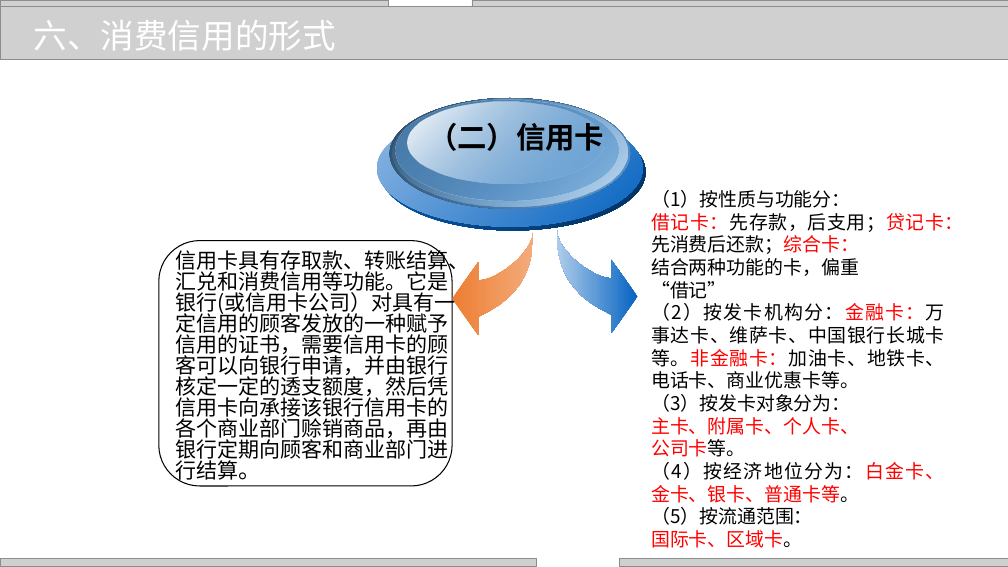
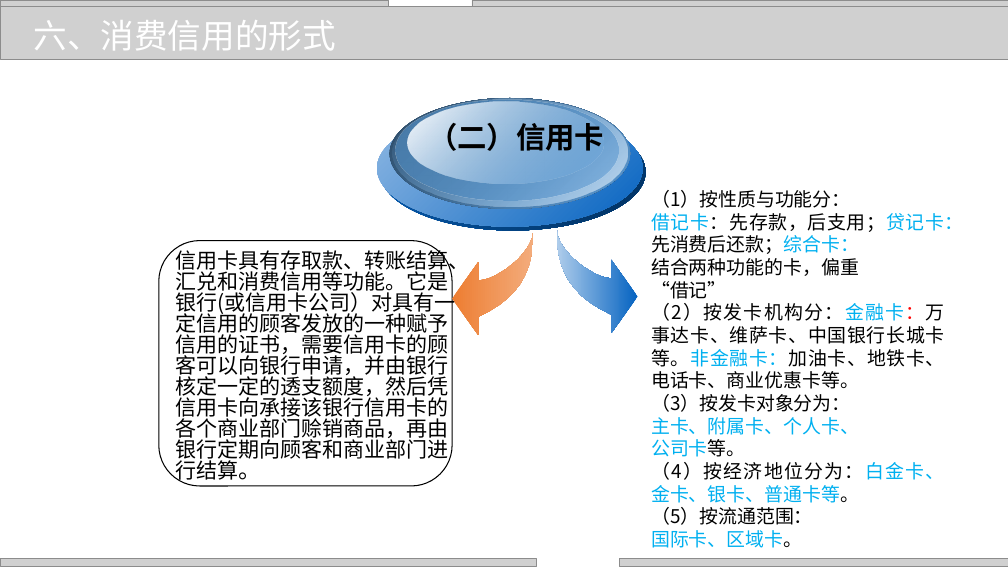
Before and after one commit to zhangjianzhang/internet_credit, a slide deck: slide 17 of files/slides/lecture_14.pptx. Drawn at 1008x567 pixels with LibreOffice and Linux fonts; fonts in the diff are those of the drawing; grey boxes stand for pictures; background and template pictures are left out. Boxes give left, top, right and bottom in pixels: in the first picture for what was removed or moved away, otherwise in the second. Text is boxed around its words. In the diff, an @@ line names an element or a change of style, - is before the commit and + after.

```diff
--- a/files/slides/lecture_14.pptx
+++ b/files/slides/lecture_14.pptx
@@ text at bbox=[651, 213, 963, 548]: text colour #FF0000 to #00B0F0 in "借记卡：先存款，后支用；贷记卡：", "先消费后还款；综合卡：", "（2）按发卡机构分：金融卡：万事达卡、维萨卡、中国银行长城卡等。非金融卡：加油卡、地铁卡、电话卡、商业优惠卡等。", "主卡、附属卡、个人卡、" and 3 more places; text colour #FF0000 to #000000 in "借记卡：先存款，后支用；贷记卡：" @@
```
Also in this commit, not shown: 13 other slides changed, 6 other files.
